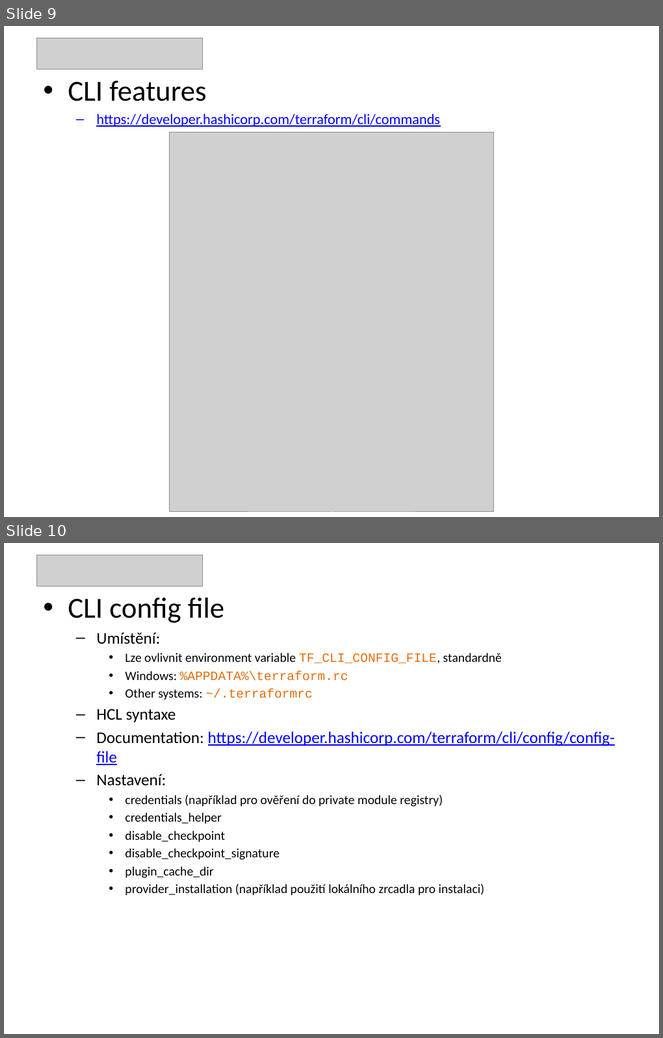
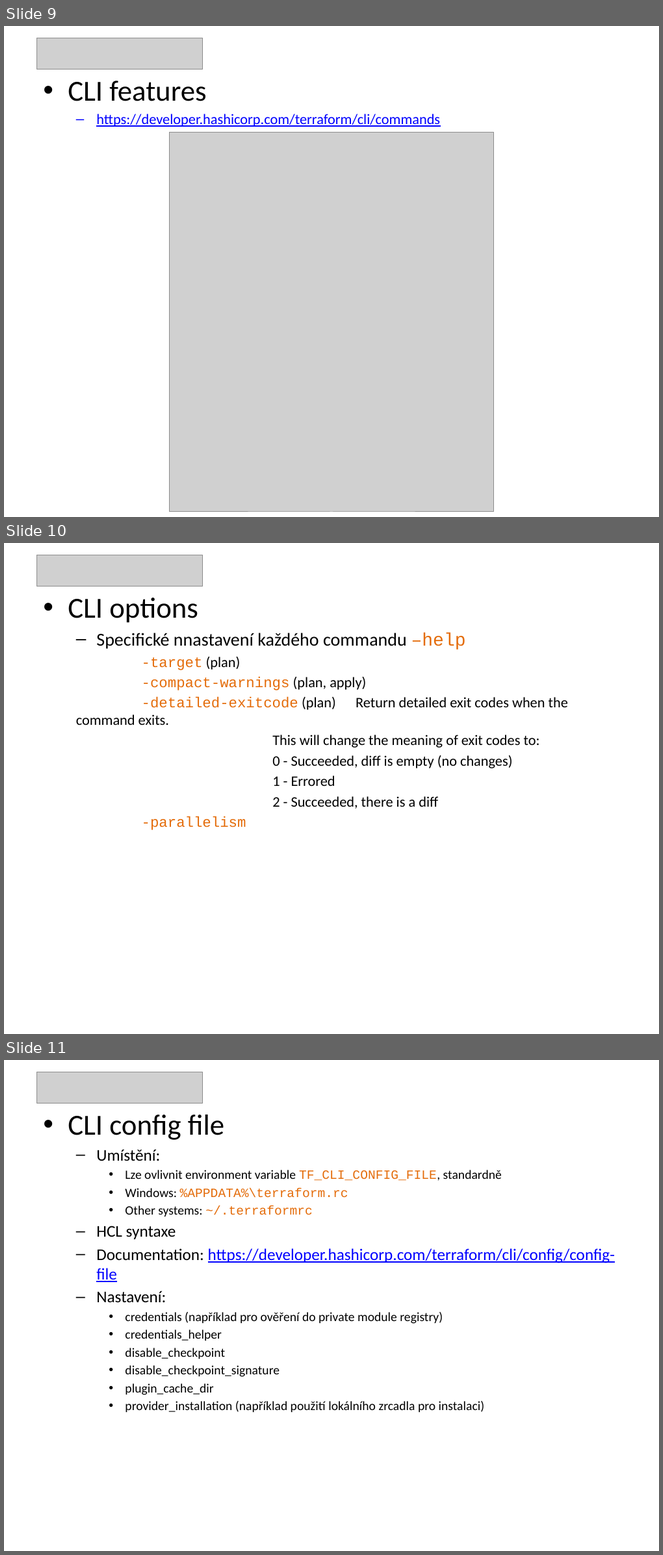
Before and after one commit to puchy/tf-lab, a slide deck: 1-tf.pptx. Shown one above the other, each under a label of ours: slides 9 and 10 before the commit, slides 9, 10 and 11 after it. The pictures are 663x1038 and 663x1555 pixels, drawn with LibreOffice and Linux fonts; fonts in the diff are those of the drawing; grey boxes stand for pictures. Boxes give left, top, right and bottom in pixels: in the first picture for what was removed or moved away, otherwise in the second. Text is boxed around its words. In the diff, an @@ line names an element or a change of style, - is before the commit and + after.

```diff
--- a/1-tf.pptx
+++ b/1-tf.pptx
@@ slide 10 added at [4, 543, 659, 1034], background #FFFFFF @@
@@ rectangle added at [4, 543, 659, 553], fill #FFFFFF @@
@@ picture added at [36, 555, 202, 586] @@
@@ text added at [68, 598, 568, 830], 16 pt, text #000000 @@
+• CLI options
+  – Specifické nnastavení každého commandu –help
+  -target (plan)
+  -compact-warnings (plan, apply)
+  -detailed-exitcode (plan) Return detailed exit codes when the command exits.
+  This will change the meaning of exit codes to:
+  0 - Succeeded, diff is empty (no changes)
+  1 - Errored
+  2 - Succeeded, there is a diff
+  -parallelism
@@ what was slide 10 is now slide 11 @@
```
Also in this commit, not shown: 10 other files.
